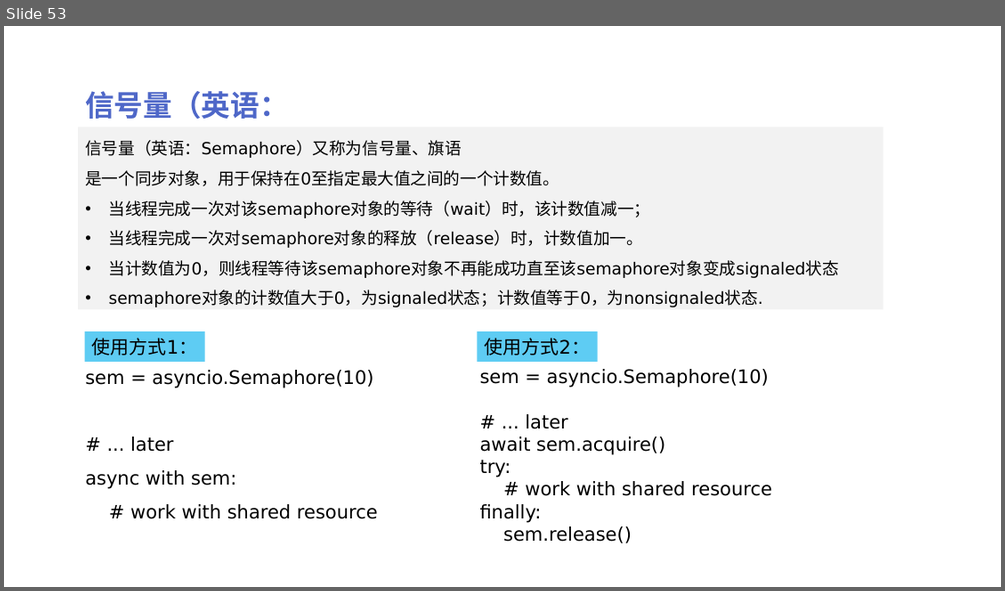
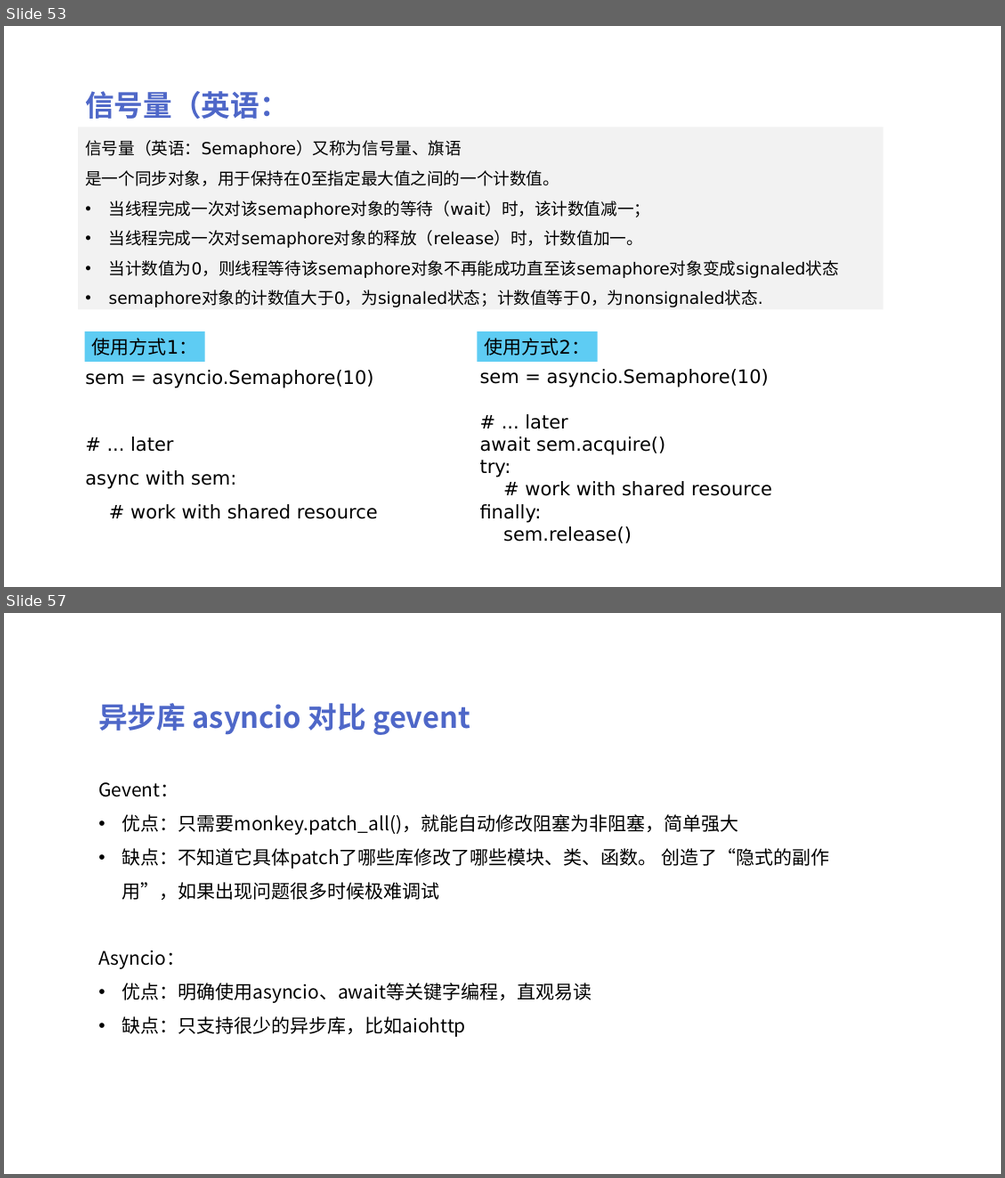
Before and after one commit to peiss/ant-learn-python-concurrent, a slide deck: Python并发编程简介.pptx. Shown one above the other, each under a label of ours: slide 53 before the commit, slides 53 and 57 after it; the slides between them are not shown. The pictures are 1005x591 and 1005x1178 pixels, drawn with LibreOffice and Linux fonts; fonts in the diff are those of the drawing. Boxes give left, top, right and bottom in pixels: in the first picture for what was removed or moved away, otherwise in the second. Text is boxed around its words. In the diff, an @@ line names an element or a change of style, - is before the commit and + after.

```diff
--- a/Python并发编程简介.pptx
+++ b/Python并发编程简介.pptx
@@ slide 57 added at box(4, 613, 1001, 1174), background #FFFFFF @@
@@ text added at box(98, 703, 470, 735), 28 pt, text #4E67C8, bold @@
+异步库 asyncio 对比 gevent
@@ text added at box(98, 782, 830, 1037), 18 pt, text #000000 @@
+Gevent：
+• 优点：只需要monkey.patch_all()，就能自动修改阻塞为非阻塞，简单强大
+• 缺点：不知道它具体patch了哪些库修改了哪些模块、类、函数。 创造了“隐式的副作用”，如果出现问题很多时候极难调试
+Asyncio：
+• 优点：明确使用asyncio、await等关键字编程，直观易读
+• 缺点：只支持很少的异步库，比如aiohttp
```
Also in this commit, not shown: 3 other slides added, 2 other files.
